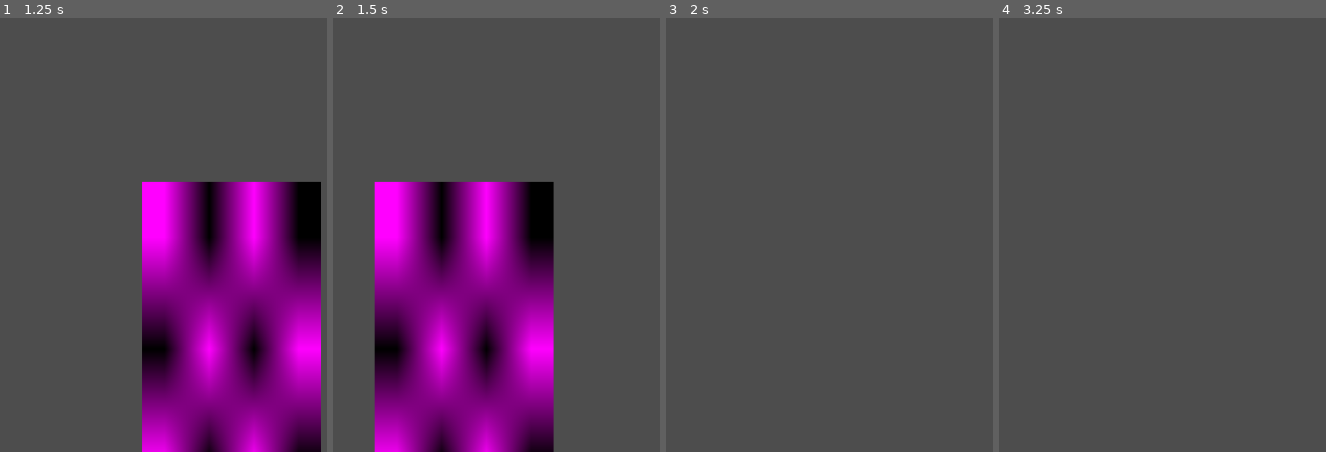
Above: before the commit, frames 1-4 (left to right).
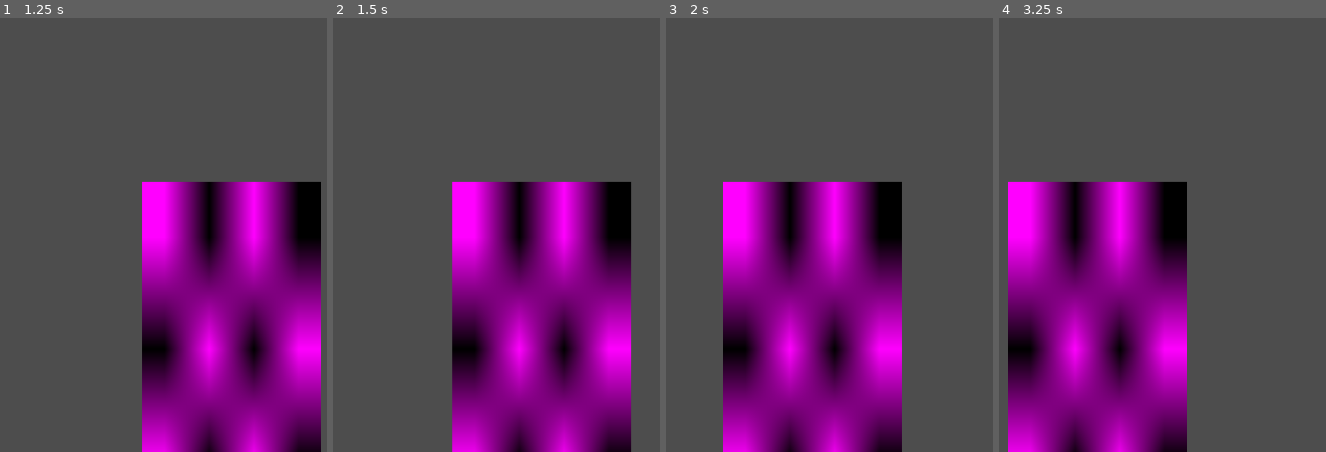
Above: after the commit, the same moments.

Repository: Engulfedleader2/Comy-GameJam
Game: Godot game, scene res://Scenes/menu.tscn
The game is run twice, just before and just after one commit, with the same random seed, the same clock (stepped at 60 frames per second) and the same inputs.
Inputs (mouse positions are in pixels of both pictures, inside the frame that each line leads up to):
- Up to frame 1 (1.25 s): click (49, 35) at 0.5 s
- Up to frame 2 (1.5 s): tap Enter (ui_accept) at 1.25 s; hold Right (Right) from 1.28 s (still down)
- Up to frame 3 (2 s): keep holding Right (Right); tap Enter (ui_accept) at 1.52 s
- Up to frame 4 (3.25 s): tap Enter (ui_accept) at 2.27 s; release Right (Right) at 2.78 s; hold Left (Left) from 2.78 s (still down)

Frame 1 is identical in both runs. In frame 2, 43% of the frame differs, in the area x 12-92%, y 37-100%; in frame 3, 34%; in frame 4, 34%.

Commit message:
Made movement more efficient with diagonal prevention
I made the movement more efficient using the method engulfed showed me and have diagonal prevention, though planning to improve later.

Diff:
--- a/Scenes/Temporary Player.tscn
+++ b/Scenes/Temporary Player.tscn
@@ -6,7 +6,7 @@
 
 [sub_resource type="RectangleShape2D" id="RectangleShape2D_mxy6e"]
 
-[node name="AnimatableBody2D" type="AnimatableBody2D" unique_id=13642647]
+[node name="AnimatableBody2D" type="AnimatableBody2D" unique_id=1794080327]
 script = ExtResource("1_br3s7")
 
 [node name="AnimatedSprite2D" type="AnimatedSprite2D" parent="." unique_id=917948562]
--- a/Scripts/animatable_body_2d.gd
+++ b/Scripts/animatable_body_2d.gd
@@ -1,9 +1,8 @@
 extends AnimatableBody2D
-
-var goingdown := false
-var goingup := false
-var goingleft := false
-var goingright := false
+# I know speed should be a const, but if we don't add anything to change it in the code it's fine.
+#And I want to make it a quick edit from editor using @export
+@export var speed = 180
+var Direction: Vector2
 # Called when the node enters the scene tree for the first time.
 func _ready() -> void:
 	pass # Replace with function body.
@@ -11,30 +10,17 @@
 
 # Called every frame. 'delta' is the elapsed time since the previous frame.
 func _process(delta: float) -> void:
-	#if diagonal movement is implemented make it 20.5 for both axes instead of 29 for both axes
-	if goingdown:
-		$".".position += Vector2(0,29)
-	if goingup:
-		$".".position -= Vector2(0,29)
-	if goingleft:
-		$".".position -= Vector2(29,0)
-	if goingright:
-		$".".position += Vector2(29,0)
-func _input(event: InputEvent) -> void:
-	if Input.is_action_just_released("Down"):
-		goingdown = false
-	if Input.is_action_just_released("Up"):
-		goingup = false
-	if Input.is_action_just_released("Right"):
-		goingright = false
-	if Input.is_action_just_released("Left"):
-		goingleft = false
-	if not goingup or goingdown or goingleft or goingright:
-		if Input.is_action_just_pressed("Up"):
-			goingup = true
-		if Input.is_action_just_pressed("Down"):
-			goingdown = true
-		if Input.is_action_just_pressed("Left"):
-			goingleft = true
-		if Input.is_action_just_pressed("Right"):
-			goingright = true
+	pass
+
+func _physics_process(delta: float) -> void:
+	Direction.x = 0
+	Direction.y = 0
+	if Input.is_action_pressed("Down"):
+		Direction.y = 1
+	elif Input.is_action_pressed("Up"):
+		Direction.y = -1
+	elif Input.is_action_pressed("Left"):
+		Direction.x = -1
+	elif Input.is_action_pressed("Right"):
+		Direction.x = 1
+	$".".position += speed * delta * Direction
